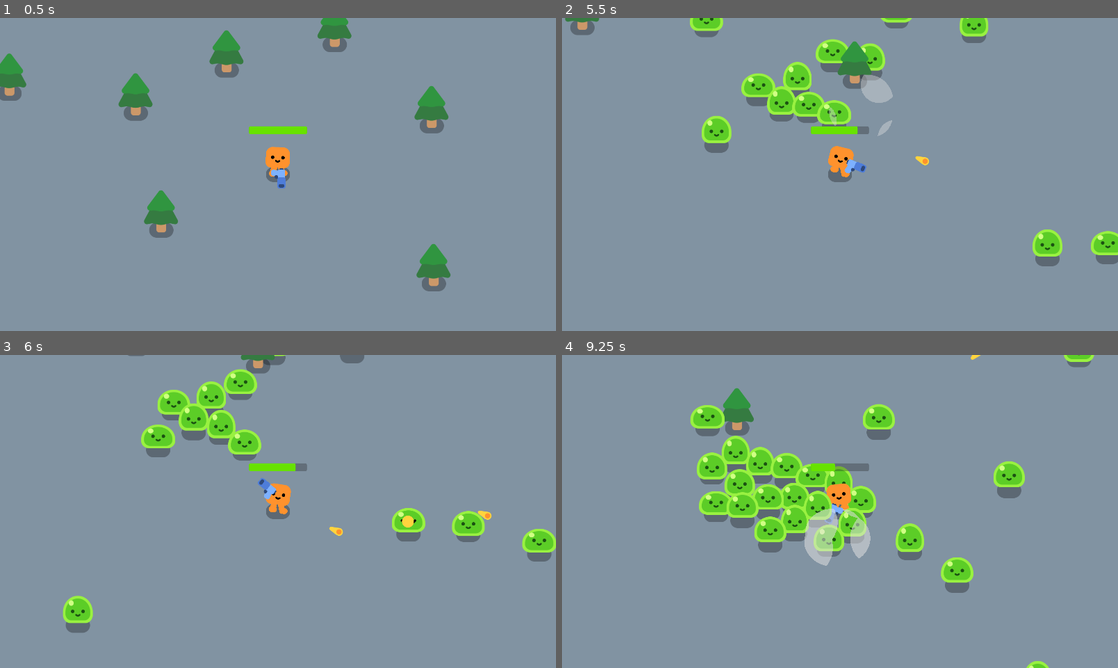
Above: before the commit, frames 1-4 (two rows, left to right).
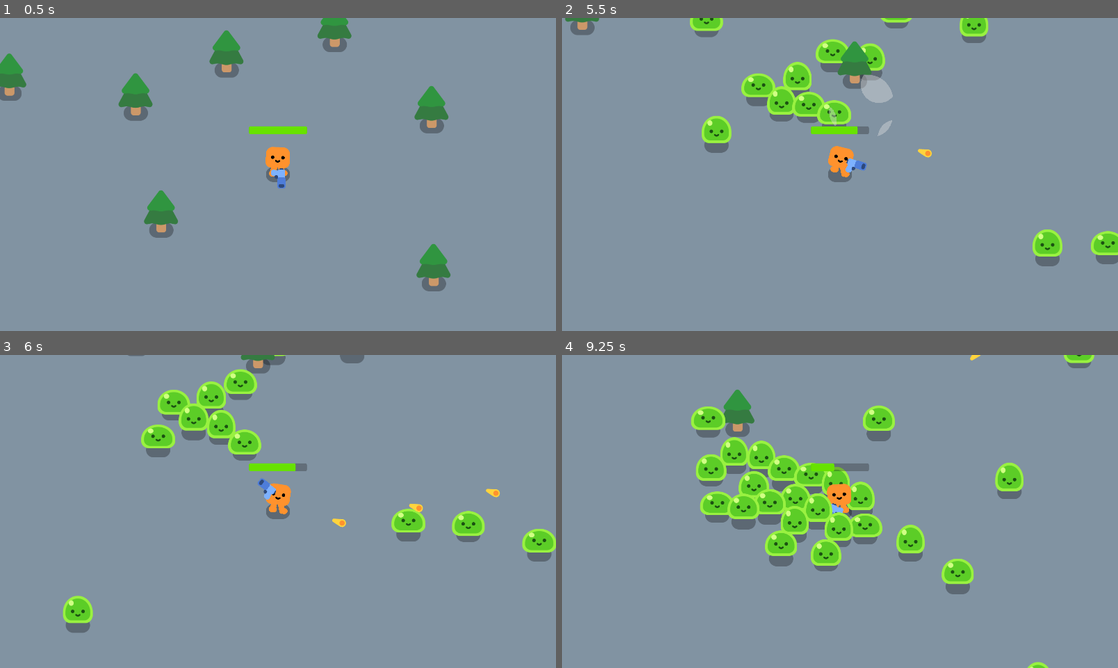
Above: after the commit, the same moments.

Repository: Technostalgic/csci4140-hw2
Game: Godot game, scene res://obj/levels/game.tscn
Same seed, same stepped clock (60 frames per second), same inputs: the game is played once before the commit and once after it. Sound files missing from this copy of the repository are replaced by a short silence.
Inputs (mouse positions are in pixels of both pictures, inside the frame that each line leads up to):
- Up to frame 1 (0.5 s): no input
- Up to frame 2 (5.5 s): tap Enter at 0.5 s; move the mouse to (962, 158) at 0.52 s; press the mouse at (962, 158) at 0.53 s; hold D (move_right) 0.53-1.28 s; move the mouse to (728, 190) at 1.27 s; release the mouse at (728, 190) at 1.28 s; hold S (move_down) 1.28-2.03 s; click (728, 190) at 1.35 s; move the mouse to (895, 105) at 2.02 s; press the mouse at (895, 105) at 2.03 s; hold D (move_right) 2.03-2.78 s; move the mouse to (812, 237) at 2.77 s; release the mouse at (812, 237) at 2.78 s; hold W (move_up) 2.78-3.53 s; click (812, 237) at 2.85 s; move the mouse to (1006, 221) at 3.52 s; press the mouse at (1006, 221) at 3.53 s; hold A (move_left) 3.53-5.03 s; move the mouse to (673, 127) at 4.27 s; release the mouse at (673, 127) at 4.28 s; click (673, 127) at 4.35 s; move the mouse to (867, 174) at 5.02 s; press the mouse at (867, 174) at 5.03 s; hold S (move_down) from 5.03 s (still down)
- Up to frame 3 (6 s): move the mouse to (194, 433) at 5.77 s; release S (move_down) at 5.78 s; release the mouse at (194, 433) at 5.78 s; hold D (move_right) from 5.78 s (still down); click (194, 433) at 5.85 s
- Up to frame 4 (9.25 s): move the mouse to (962, 495) at 6.52 s; release D (move_right) at 6.53 s; press the mouse at (962, 495) at 6.53 s; hold W (move_up) 6.53-7.28 s; move the mouse to (728, 527) at 7.27 s; release the mouse at (728, 527) at 7.28 s; hold D (move_right) 7.28-8.03 s; click (728, 527) at 7.35 s; move the mouse to (895, 442) at 8.02 s; press the mouse at (895, 442) at 8.03 s; hold S (move_down) 8.03-8.78 s; move the mouse to (812, 574) at 8.77 s; release the mouse at (812, 574) at 8.78 s; hold A (move_left) from 8.78 s (still down); click (812, 574) at 8.85 s

Frame 1 is identical in both runs. In frame 2, 0.2% of the frame differs, in the area x 50-67%, y 41-50%; in frame 3, 0.4%; in frame 4, 6.4%, in the area x 23-96%, y 0-100%.

Commit message:
implement hero death

Diff:
--- a/obj/levels/game.tscn
+++ b/obj/levels/game.tscn
@@ -19,7 +19,7 @@
 script = ExtResource("1_pglxl")
 gameover_screen = NodePath("UiCanvas")
 hero = NodePath("Hero")
-slime_spawner = NodePath("Hero/Camera2D/SpawnPath/PathSpawner")
+slime_spawner = NodePath("Camera2D/SpawnPath/PathSpawner")
 slime_scene = ExtResource("2_4v0g2")
 
 [node name="UiCanvas" type="CanvasLayer" parent="." unique_id=1203432412]
@@ -118,16 +118,18 @@
 grow_vertical = 2
 color = Color(0.5069161, 0.57526225, 0.63503057, 1)
 
-[node name="Hero" parent="." unique_id=1506529082 instance=ExtResource("3_08rg1")]
+[node name="Hero" parent="." unique_id=1506529082 node_paths=PackedStringArray("camera") instance=ExtResource("3_08rg1")]
+position = Vector2(929, 492)
+camera = NodePath("../Camera2D")
+
+[node name="Camera2D" type="Camera2D" parent="." unique_id=1658956134]
 position = Vector2(929, 492)
 
-[node name="Camera2D" type="Camera2D" parent="Hero" unique_id=1658956134]
-
-[node name="SpawnPath" type="Path2D" parent="Hero/Camera2D" unique_id=1335888819]
+[node name="SpawnPath" type="Path2D" parent="Camera2D" unique_id=1335888819]
 position = Vector2(-929, -492)
 curve = SubResource("Curve2D_u44n3")
 
-[node name="PathSpawner" type="PathFollow2D" parent="Hero/Camera2D/SpawnPath" unique_id=1370164637]
+[node name="PathSpawner" type="PathFollow2D" parent="Camera2D/SpawnPath" unique_id=1370164637]
 position = Vector2(-135, -160)
 rotates = false
 cubic_interp = false
--- a/src/actors/hero.gd
+++ b/src/actors/hero.gd
@@ -3,6 +3,7 @@
 
 signal die()
 
+@export var camera: Camera2D = null
 @export var hurtbox: Area2D = null
 @export var health_bar: ProgressBar = null
 @export var gun: Gun = null
@@ -43,12 +44,24 @@
 		if body is Mob:
 			health -= 5 * delta
 
-	# emit death signal on die
 	if health <= 0:
-		die.emit()
+		kill()
 
 	# display health in progress bar
 	health_bar.value = health
+
+func _process(delta: float) -> void:
+	_handle_camera_follow(delta)
+
+func _handle_camera_follow(_delta: float) -> void:
+	if not camera: return
+	camera.global_position = global_position
+
+func kill() -> void:
+
+	# emit death signal on die and remove hero
+	die.emit()
+	queue_free()
 
 func handle_animation():
 	# walk animation if moving
